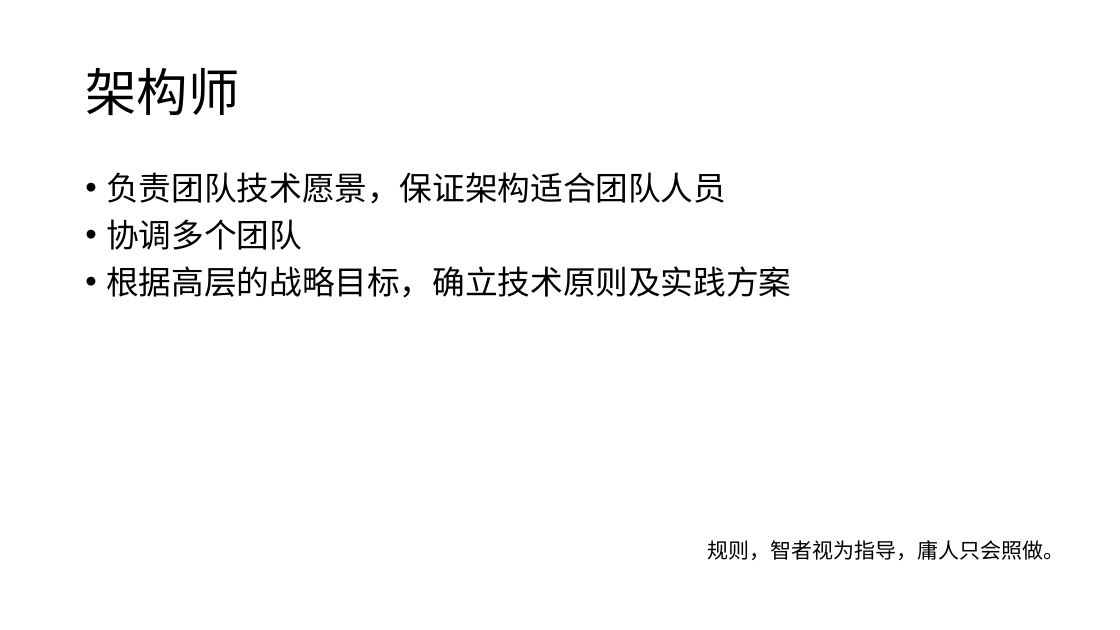
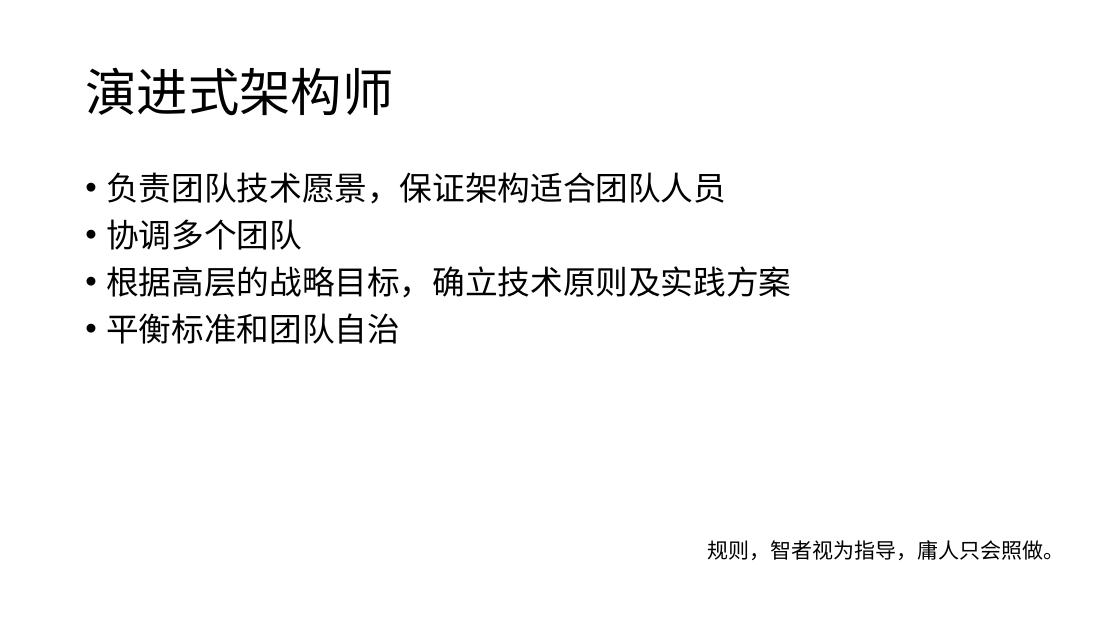
Before and after one commit to guoyu07/NotesPublic, a slide deck: slide 2 of Aario-PPT/20160906 IT - 微服务架构师.pptx. Drawn at 1120x630 pixels with LibreOffice and Linux fonts; fonts in the diff are those of the drawing. Boxes give left, top, right and bottom in pixels: in the first picture for what was removed or moved away, otherwise in the second. Text is boxed around its words. In the diff, an @@ line names an element or a change of style, - is before the commit and + after.

```diff
--- a/Aario-PPT/20160906 IT - 微服务架构师.pptx
+++ b/Aario-PPT/20160906 IT - 微服务架构师.pptx
@@ title at (x1=85, y1=67, x2=393, y2=116): text changed @@
-架构师
+演进式架构师
@@ text at (x1=106, y1=313, x2=400, y2=344): paragraph added @@
+• 平衡标准和团队自治
```
Also in this commit, not shown: 1 slide added, 2 other files.
